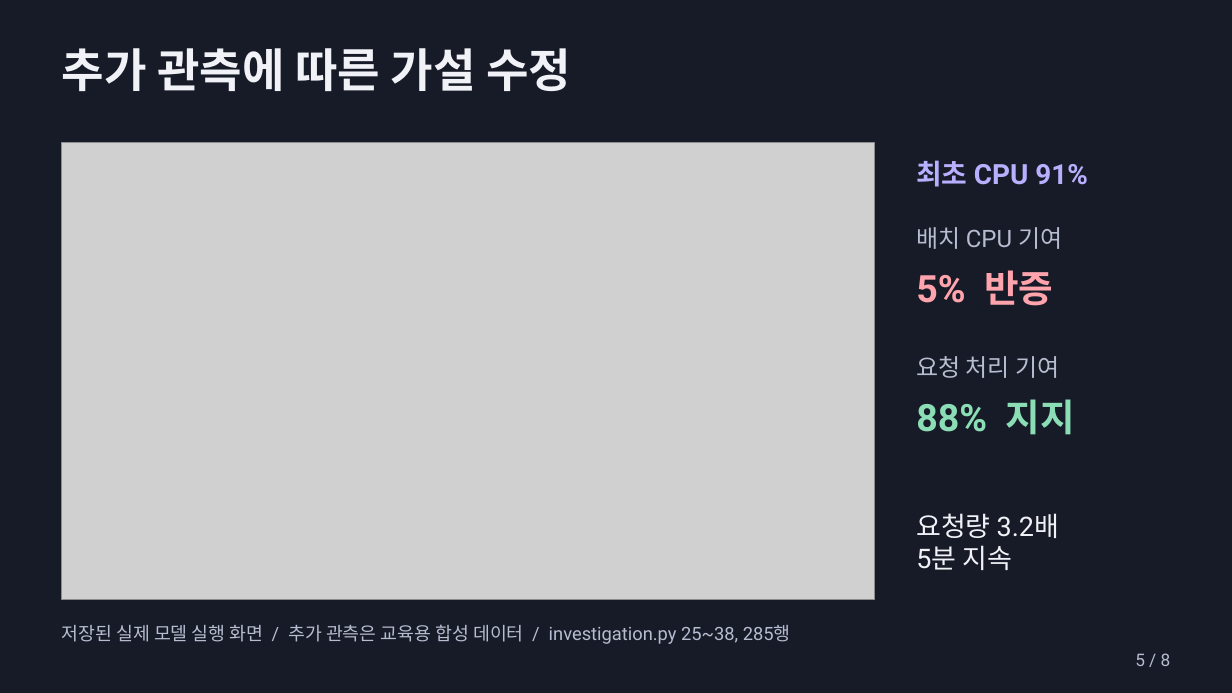
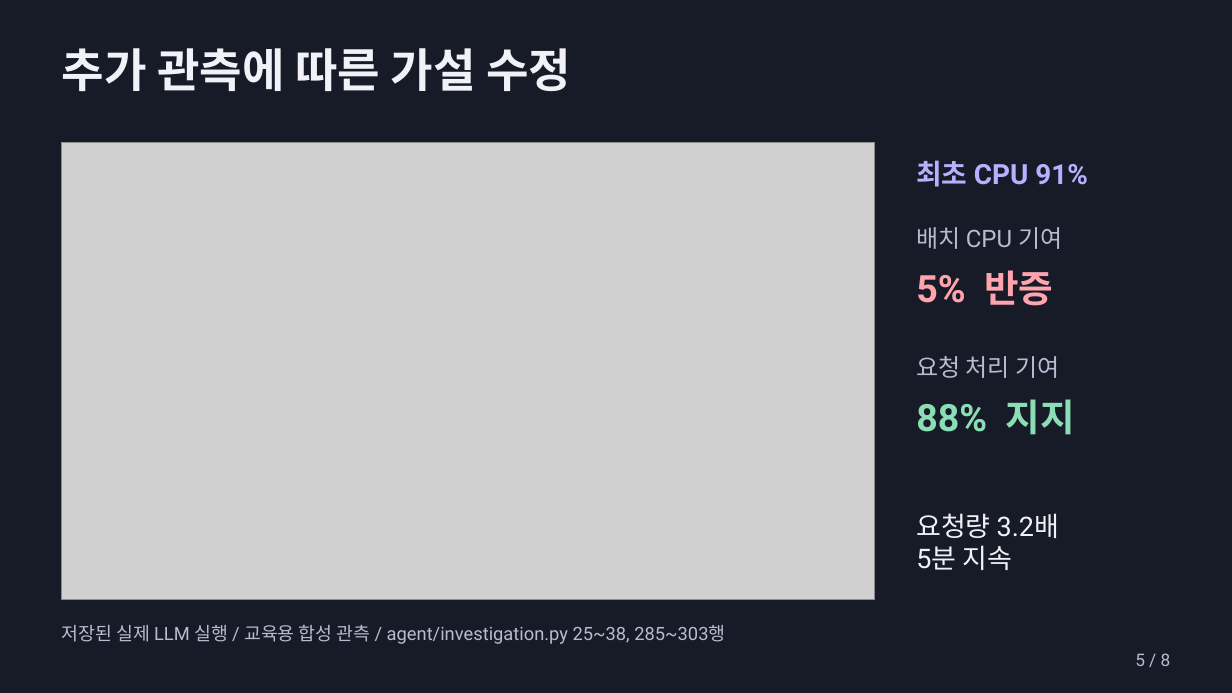
Before and after one commit to beshurl/skala-ai-mini-project, a slide deck: slide 5 of doc/presentation/운영진단_에이전트_5분발표.pptx. Drawn at 1232x693 pixels with LibreOffice and Linux fonts; fonts in the diff are those of the drawing; grey boxes stand for pictures. Boxes give left, top, right and bottom in pixels: in the first picture for what was removed or moved away, otherwise in the second. Text is boxed around its words. In the diff, an @@ line names an element or a change of style, - is before the commit and + after.

```diff
--- a/doc/presentation/운영진단_에이전트_5분발표.pptx
+++ b/doc/presentation/운영진단_에이전트_5분발표.pptx
@@ text at [62, 624, 725, 644]: text changed @@
-저장된 실제 모델 실행 화면 / 추가 관측은 교육용 합성 데이터 / investigation.py 25~38, 285행
+저장된 실제 LLM 실행 / 교육용 합성 관측 / agent/investigation.py 25~38, 285~303행
```
Also in this commit, not shown: 6 other slides changed, 1 slide added, 1 slide removed, 2 other files.
